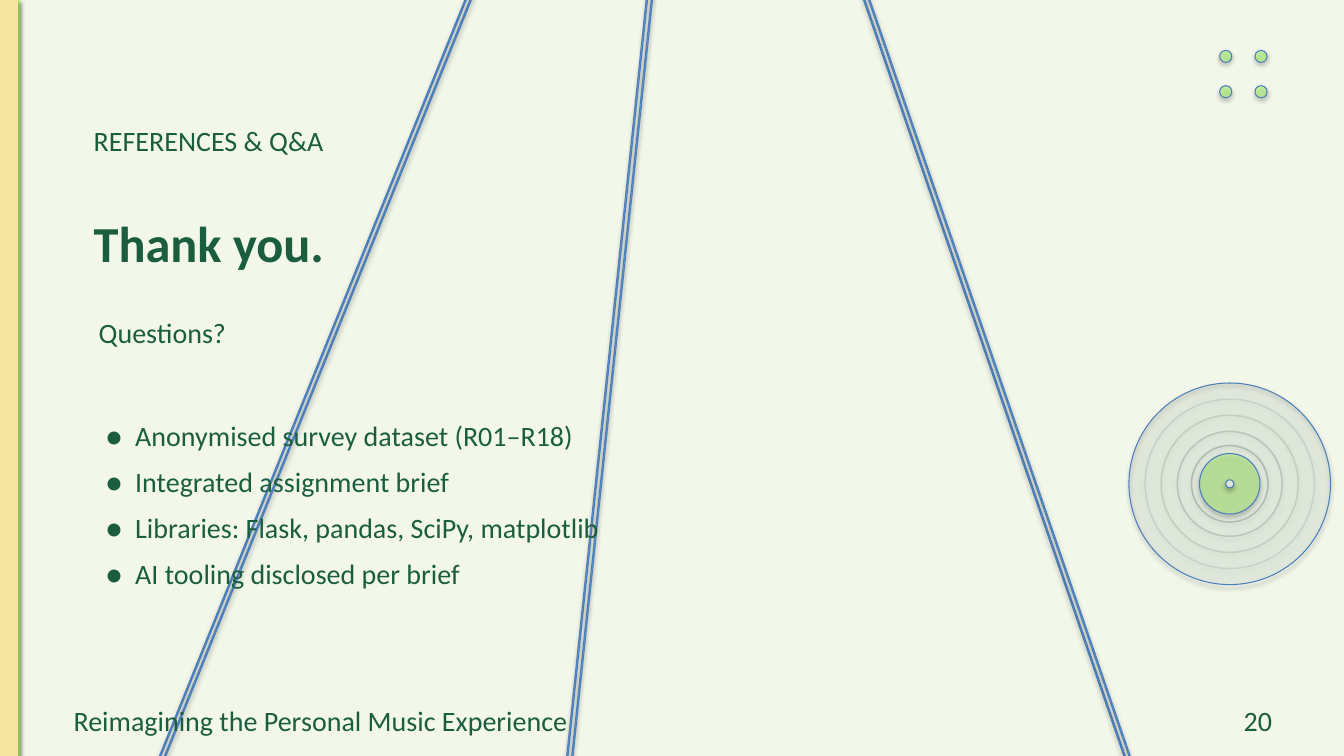
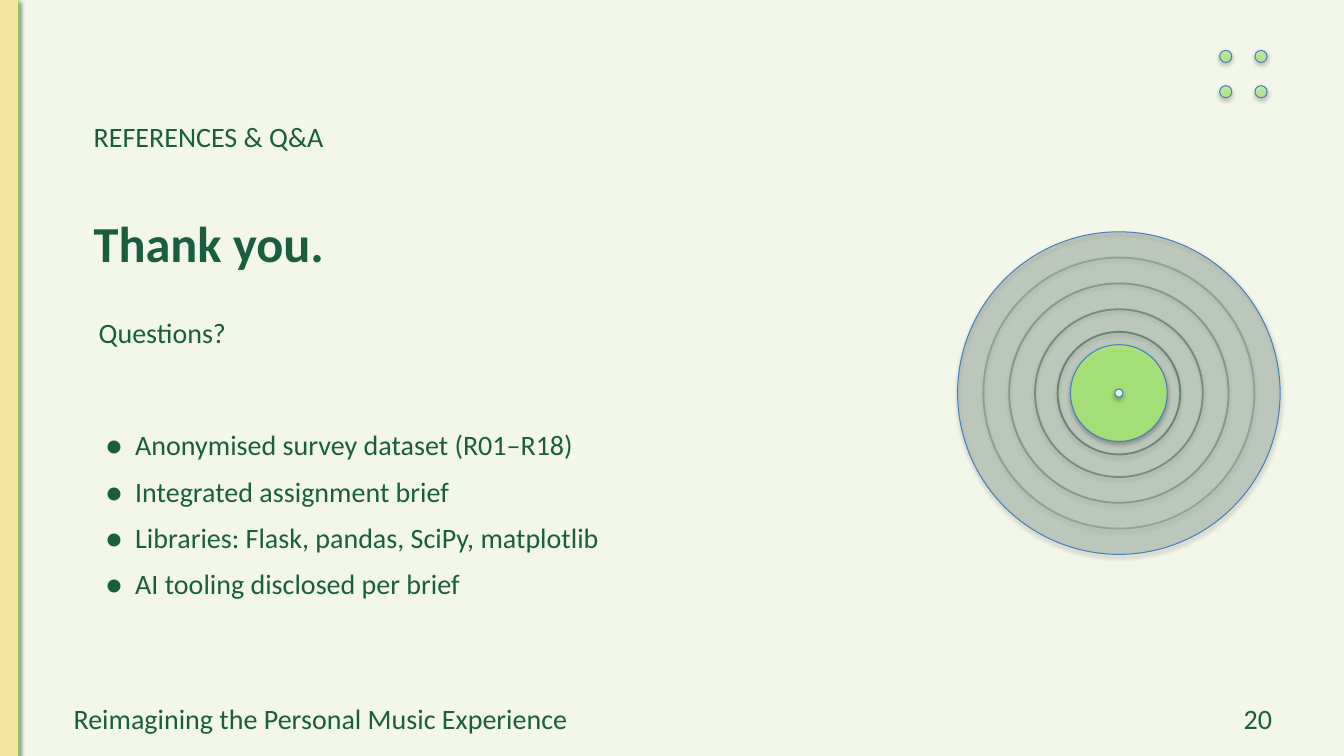
Before and after one commit to preet-kamdar/design-thinking-sem3, a slide deck: slide 20 of docs/Presentation_crease_trial.pptx. Drawn at 1344x756 pixels with LibreOffice and Linux fonts; fonts in the diff are those of the drawing; background and template pictures are left out. Boxes give left, top, right and bottom in pixels: in the first picture for what was removed or moved away, otherwise in the second. Text is boxed around its words. In the diff, an @@ line names an element or a change of style, - is before the commit and + after.

```diff
--- a/docs/Presentation_crease_trial.pptx
+++ b/docs/Presentation_crease_trial.pptx
@@ rectangle removed at (0,0,703,756) @@
@@ rectangle removed at (0,0,708,756) @@
@@ rectangle removed at (525,0,726,756) @@
@@ rectangle removed at (530,0,731,756) @@
@@ rectangle removed at (656,0,1281,756) @@
@@ rectangle removed at (661,0,1286,756) @@
@@ text "REFERENCES & Q&A": place and size @@
-text "REFERENCES & Q&A" at (94,132,323,155)
+text "REFERENCES & Q&A" at (94,128,323,151)
@@ ellipse added at (958,232,1280,555), fill #0E3B2A at 18% opacity @@
@@ ellipse added at (984,258,1255,529), outline #0E3B2A 1.3 pt @@
@@ ellipse added at (1009,283,1229,503), outline #0E3B2A 1.3 pt @@
@@ ellipse added at (1035,310,1203,477), outline #0E3B2A 1.3 pt @@
@@ ellipse added at (1058,332,1181,455), outline #0E3B2A 1.3 pt @@
@@ ellipse added at (1071,345,1168,442), fill #ADFB70 at 72% opacity @@
@@ ellipse added at (1115,389,1123,397), fill #FFFFFF at 85% opacity @@
@@ ellipse removed at (1129,383,1331,585) @@
@@ text "● Anonymised survey dataset (R01–R18)" at (135,434,599,599): vertical alignment top to middle @@
@@ ellipse removed at (1145,399,1315,569) @@
@@ ellipse removed at (1162,415,1299,553) @@
@@ ellipse removed at (1178,432,1282,536) @@
@@ ellipse removed at (1192,446,1268,522) @@
@@ ellipse removed at (1200,454,1260,514) @@
@@ ellipse removed at (1226,480,1234,488) @@
@@ text at (135,574,459,599): less space between paragraphs @@
@@ text "Reimagining the Personal Music Experience" rewrapped from (74,708,567,738) to (74,709,567,734) @@
```
Also in this commit, not shown: 19 other slides changed, 6 other files.
